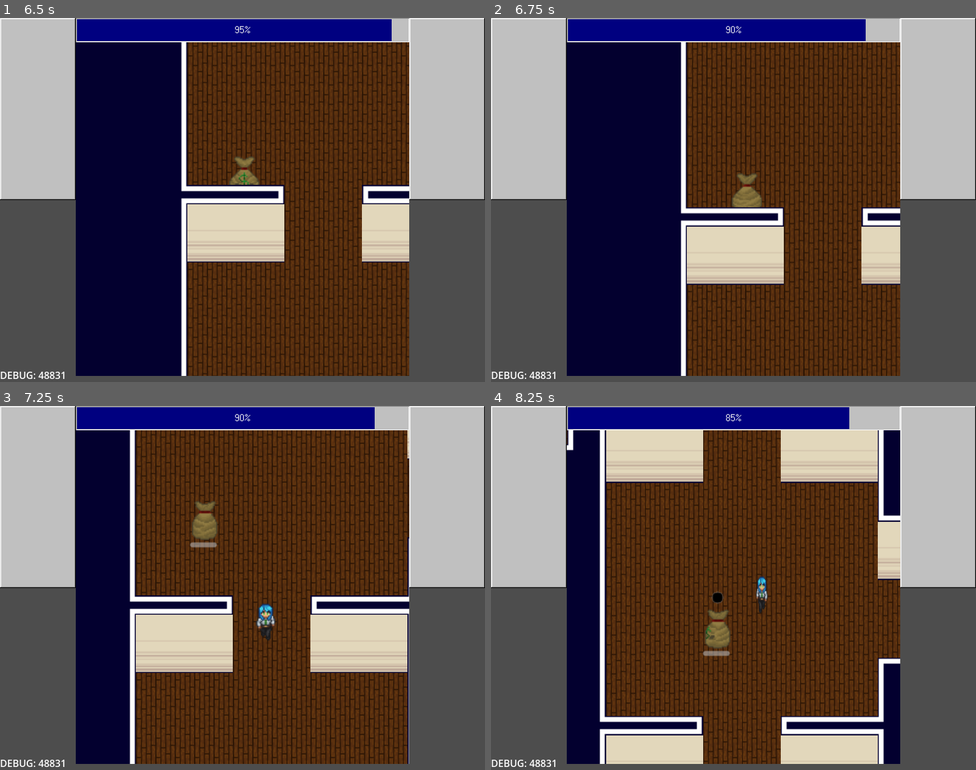
Above: before the commit, frames 1-4 (two rows, left to right).
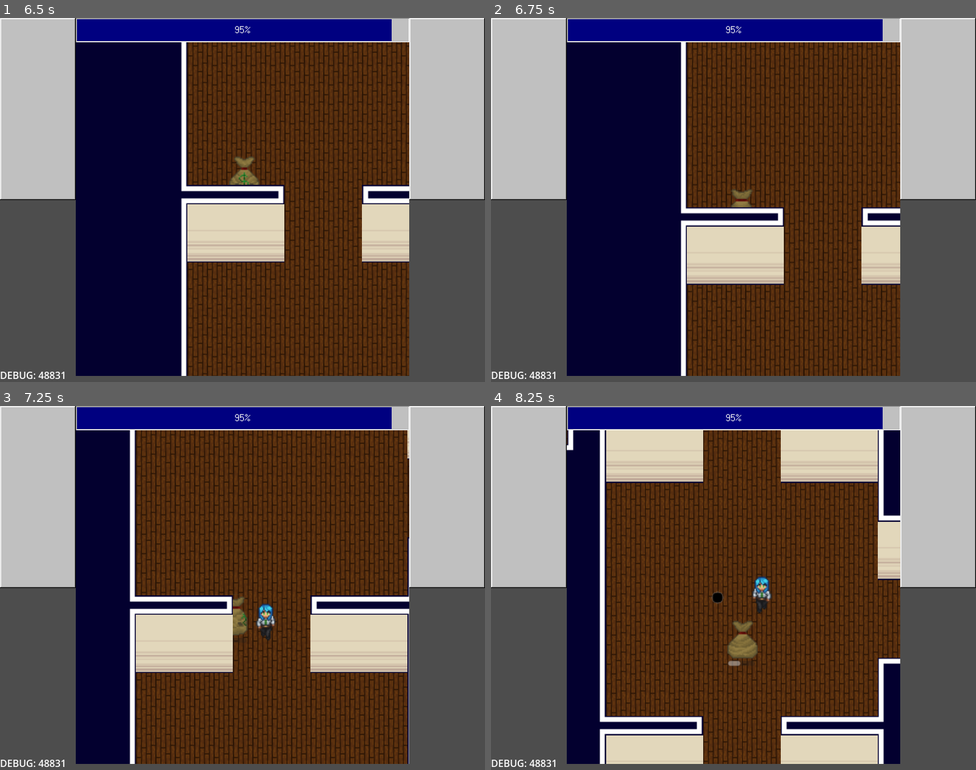
Above: after the commit, the same moments.

Repository: ygda-org/stock-strikers
Game: Godot game, scene res://main/startup_scene.tscn
The game is run twice, just before and just after one commit, with the same random seed, the same clock (stepped at 60 frames per second) and the same inputs. Sound files missing from this copy of the repository are replaced by a short silence.
Inputs (mouse positions are in pixels of both pictures, inside the frame that each line leads up to):
- Up to frame 1 (6.5 s): move the mouse to (349, 181) at 0.52 s; hold D (move_right) 0.53-1.28 s; tap Shift (dodge) at 0.6, 2.1, 3.6, 5.85 s; tap Enter at 1.25 s; move the mouse to (145, 218) at 1.27 s; hold S (move_down) 1.28-2.03 s; click (145, 218) at 1.35 s; move the mouse to (291, 119) at 2.02 s; hold D (move_right) 2.03-2.78 s; tap Space at 2.75 s; move the mouse to (218, 272) at 2.77 s; hold W (move_up) 2.78-3.53 s; click (218, 272) at 2.85 s; move the mouse to (388, 254) at 3.52 s; hold A (move_left) 3.53-4.25 s; click "Start Game" at 4.25 s; move the mouse to (97, 145) at 5.02 s; hold A (move_left) 5.03-5.78 s; click (97, 145) at 5.1 s; move the mouse to (266, 200) at 5.77 s; hold S (move_down) from 5.78 s (still down)
- Up to frame 2 (6.75 s): move the mouse to (660, 109) at 6.52 s; release S (move_down) at 6.53 s; hold D (move_right) from 6.53 s (still down); click (660, 109) at 6.6 s
- Up to frame 3 (7.25 s): keep holding D (move_right)
- Up to frame 4 (8.25 s): move the mouse to (840, 569) at 7.27 s; release D (move_right) at 7.28 s; hold W (move_up) 7.28-8.03 s; tap Shift (dodge) at 7.35 s; move the mouse to (636, 606) at 8.02 s; hold D (move_right) from 8.03 s (still down); click (636, 606) at 8.1 s

Frame 1 is identical in both runs. In frame 2, 0.5% of the frame differs, in the area x 49-81%, y 0-52%; in frame 3, 0.9%; in frame 4, 1.5%, in the area x 43-81%, y 0-72%.
Error before the commit: Attempt to call function 'is_in_group' in base 'null instance' on a null instance. (res://enemies/enemy_component.gd:62)

Commit message:
fixed money bag

Diff:
--- a/enemies/enemy_component.gd
+++ b/enemies/enemy_component.gd
@@ -59,6 +59,8 @@
 	var player_got_hit = false
 	for i in len(collisions):
 		var body = collisions[i].get_collider()
+		if !body:
+			continue
 		if body.is_in_group("Player") and !player_got_hit:
 			body.hurt(contact_damage)
 			knockback(body,self_collision_kb)
--- a/enemies/money_bag/MoneyBag.tscn
+++ b/enemies/money_bag/MoneyBag.tscn
@@ -152,7 +152,7 @@
 [sub_resource type="RectangleShape2D" id="RectangleShape2D_024g7"]
 size = Vector2(14.5, 18)
 
-[node name="MoneyBag" type="CharacterBody2D" unique_id=297857764]
+[node name="MoneyBag" type="CharacterBody2D" unique_id=297857764 groups=["Enemies"]]
 collision_layer = 2
 collision_mask = 13
 script = ExtResource("1_08mv6")
--- a/enemies/money_bag/money_bag.gd
+++ b/enemies/money_bag/money_bag.gd
@@ -14,12 +14,10 @@
 	if GameState.player and !enemy_component.is_stunned:
 		var distance = GameState.player.global_position - global_position
 		velocity = distance.normalized() * speed
-
 	var collisions = [] # need these 4 lines in every enemy's physics process
 	for i in get_slide_collision_count():
 		collisions.append(get_slide_collision(i))
 	enemy_component.process_collisions(collisions)
-
 	move_and_slide()
 	choose_anim(velocity)
 
